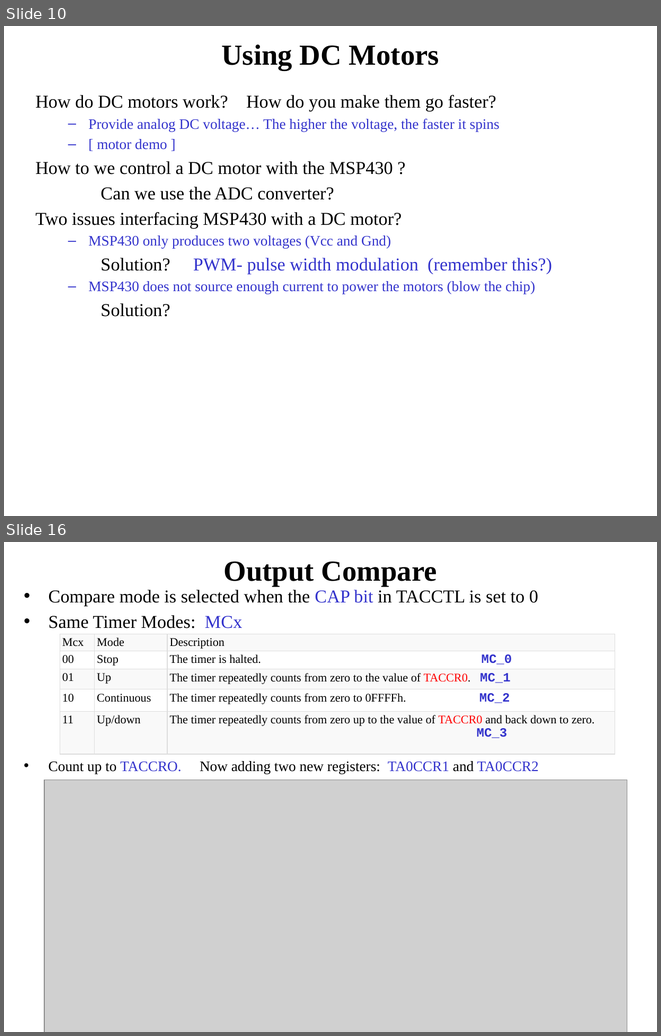
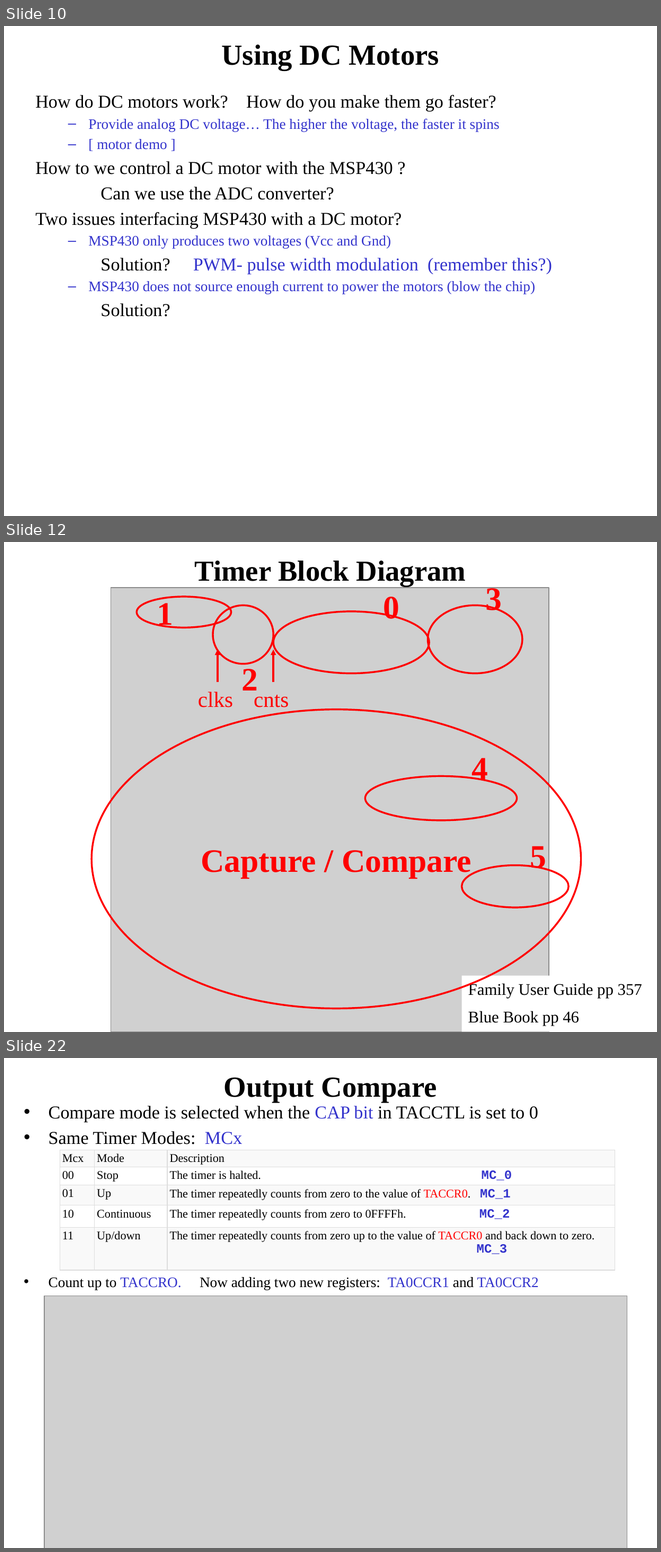
Before and after one commit to pw4rn3r/ECE382, a slide deck: notes/L31/Lsn32.pptx. Shown one above the other, each under a label of ours: slides 10 and 16 before the commit, slides 10, 12 and 22 after it; the slides between them are not shown. The pictures are 661x1036 and 661x1552 pixels, drawn with LibreOffice and Linux fonts; fonts in the diff are those of the drawing; grey boxes stand for pictures. Boxes give left, top, right and bottom in pixels: in the first picture for what was removed or moved away, otherwise in the second. Text is boxed around its words. In the diff, an @@ line names an element or a change of style, - is before the commit and + after.

```diff
--- a/notes/L31/Lsn32.pptx
+++ b/notes/L31/Lsn32.pptx
@@ slide 12 added at (4,542,657,1032), background #FFFFFF @@
@@ title added at (195,561,466,586), 32 pt, text #000000, bold @@
+Timer Block Diagram
@@ picture added at (111,588,549,1032) @@
@@ ellipse added at (136,597,231,627), outline #FF0000 2 pt, 36 pt, text #FF0000, bold @@
+1
@@ ellipse added at (213,606,274,664), outline #FF0000 2 pt, 36 pt, text #FF0000, bold @@
+2
@@ ellipse added at (273,611,429,673), outline #FF0000 2 pt, 36 pt, text #FF0000, bold @@
+0
@@ ellipse added at (428,606,522,673), outline #FF0000 2 pt, 36 pt, text #FF0000, bold @@
+3
@@ arrow added from (218, 682) to (218, 650), #FF0000 2 pt @@
@@ arrow added from (273, 682) to (273, 650), #FF0000 2 pt @@
@@ text added at (198,691,233,707), 24 pt, text #FF0000 @@
+clks
@@ text added at (254,690,289,707), 24 pt, text #FF0000 @@
+cnts
@@ ellipse added at (91,709,581,1008), outline #FF0000 2 pt, 36 pt, text #FF0000, bold @@
+Capture / Compare
@@ ellipse added at (365,776,517,820), outline #FF0000 2 pt, 36 pt, text #FF0000, bold @@
+4
@@ ellipse added at (462,865,569,908), outline #FF0000 2 pt, 36 pt, text #FF0000, bold @@
+5
@@ rectangle added at (462,976,657,1032), fill #FFFFFF, 18 pt, text #000000 @@
+Family User Guide pp 357
+Blue Book pp 46
@@ what was slide 16 is now slide 22 @@
```
Also in this commit, not shown: 8 slides changed, 10 other slides added, 2 slides removed.
